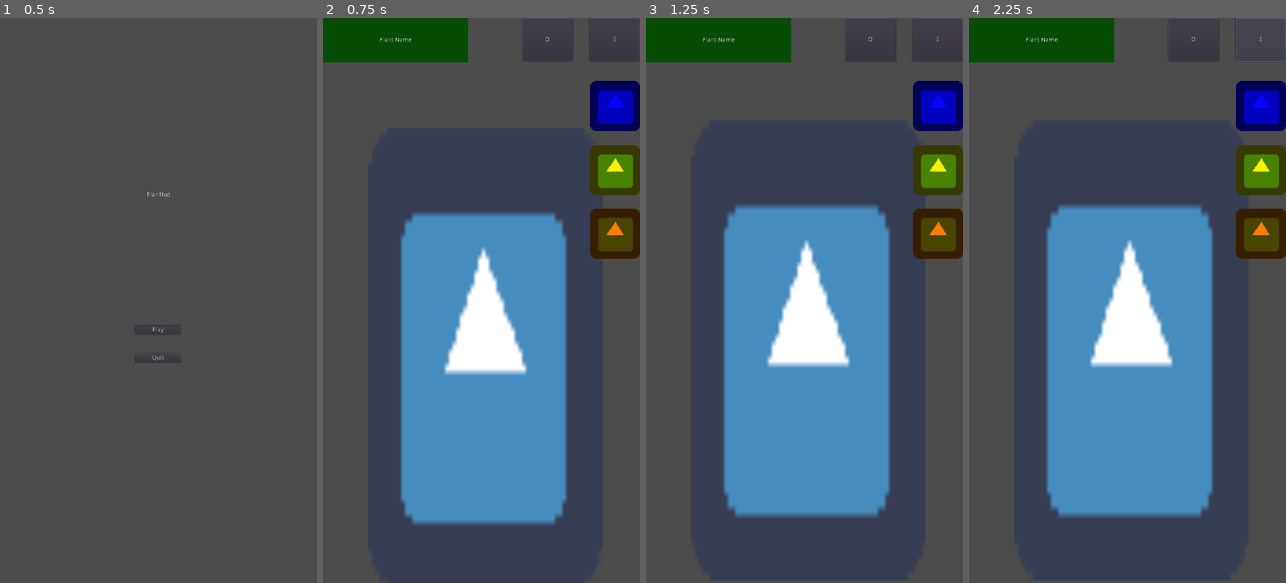
Above: before the commit, frames 1-4 (left to right).
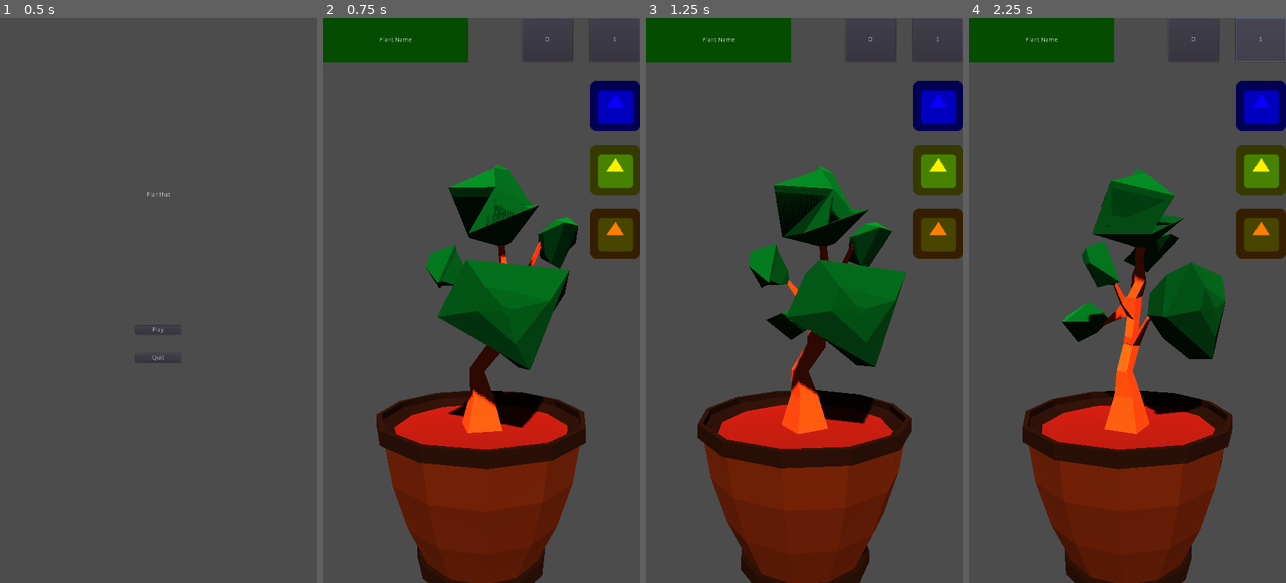
Above: after the commit, the same moments.

Repository: jonathan-santos/planthat
Game: Godot game, scene res://scenes/ui/main_menu.tscn
Same seed, same stepped clock (60 frames per second), same inputs: the game is played once before the commit and once after it. The engine's default icon, where the game draws it, is replaced by a stand-in: a white triangle on a blue panel in a dark square.
Inputs:
- Up to frame 1 (0.5 s): no input
- Up to frame 2 (0.75 s): click "Play" at 0.5 s
- Up to frame 3 (1.25 s): no input
- Up to frame 4 (2.25 s): click "O" at 1.25 s; click "S" at 2 s

Frame 1 is identical in both runs. In frame 2, 36% of the frame differs, in the area x 16-83%, y 26-100%; in frame 3, 37%, in the area x 16-84%, y 26-100%; in frame 4, 37%.

Commit message:
Create 3d plant visualizer (#2)
* Add basic-plant 3d model in assets/3d_models/plants

* Update plant 3d_model basic-plant

* Update scene plant to consume 3d model

* Update plant animations

* Create 3d_model vase basic_vase

* Add vase basic_vase to scene plant

* Update basic_plant 3d model to use snake_case naming convention

* Update lighting in main scene

Diff:
--- a/scenes/main.tscn
+++ b/scenes/main.tscn
@@ -10,3 +10,11 @@
 [node name="GUI" parent="." instance=ExtResource( 2 )]
 
 [node name="Plant" parent="." instance=ExtResource( 1 )]
+
+[node name="Camera" type="Camera" parent="."]
+transform = Transform( 1, 0, 0, 0, 1, 0, 0, 0, 1, 0, 1.90936, 6.85387 )
+
+[node name="DirectionalLight" type="DirectionalLight" parent="."]
+transform = Transform( 1, 0, 0, 0, 0.707107, 0.707107, 0, -0.707107, 0.707107, 4.76837e-07, 10.2518, 7.20877 )
+light_energy = 5.0
+shadow_enabled = true
--- a/scenes/plant.tscn
+++ b/scenes/plant.tscn
@@ -1,85 +1,72 @@
-[gd_scene load_steps=5 format=2]
+[gd_scene load_steps=6 format=2]
 
-[ext_resource path="res://assets/sprites/icon.png" type="Texture" id=1]
+[ext_resource path="res://assets/3d_models/vases/basic_vase/basic_vase.obj" type="ArrayMesh" id=1]
 [ext_resource path="res://scripts/plant.gd" type="Script" id=2]
+[ext_resource path="res://assets/3d_models/plants/basic_plant/basic_plant.obj" type="ArrayMesh" id=3]
 
-[sub_resource type="Animation" id=2]
+[sub_resource type="Animation" id=1]
 resource_name = "die"
 tracks/0/type = "value"
-tracks/0/path = NodePath("Sprite:modulate")
+tracks/0/path = NodePath("Mesh/PlantMesh:scale")
 tracks/0/interp = 1
 tracks/0/loop_wrap = true
 tracks/0/imported = false
 tracks/0/enabled = true
 tracks/0/keys = {
-"times": PoolRealArray( 0, 0.5 ),
+"times": PoolRealArray( 0, 1 ),
 "transitions": PoolRealArray( 1, 1 ),
 "update": 0,
-"values": [ Color( 1, 1, 1, 1 ), Color( 1, 0, 0, 1 ) ]
+"values": [ Vector3( 1, 1, 1 ), Vector3( 0, 0, 0 ) ]
+}
+
+[sub_resource type="Animation" id=2]
+length = 10.0
+loop = true
+tracks/0/type = "value"
+tracks/0/path = NodePath("Mesh/PlantMesh:scale")
+tracks/0/interp = 1
+tracks/0/loop_wrap = true
+tracks/0/imported = false
+tracks/0/enabled = true
+tracks/0/keys = {
+"times": PoolRealArray( 0 ),
+"transitions": PoolRealArray( 1 ),
+"update": 0,
+"values": [ Vector3( 1, 1, 1 ) ]
 }
 tracks/1/type = "value"
-tracks/1/path = NodePath("Sprite:rotation_degrees")
+tracks/1/path = NodePath("Mesh:rotation_degrees")
 tracks/1/interp = 1
 tracks/1/loop_wrap = true
 tracks/1/imported = false
 tracks/1/enabled = true
 tracks/1/keys = {
-"times": PoolRealArray( 0.8, 0.9 ),
+"times": PoolRealArray( 0, 10 ),
 "transitions": PoolRealArray( 1, 1 ),
 "update": 0,
-"values": [ 0.0, 180.0 ]
+"values": [ Vector3( 0, 0, 0 ), Vector3( 0, 360, 0 ) ]
 }
 
-[sub_resource type="Animation" id=1]
-resource_name = "idle"
-loop = true
-tracks/0/type = "value"
-tracks/0/path = NodePath("Sprite:offset")
-tracks/0/interp = 1
-tracks/0/loop_wrap = true
-tracks/0/imported = false
-tracks/0/enabled = true
-tracks/0/keys = {
-"times": PoolRealArray( 0, 0.3, 0.7, 1 ),
-"transitions": PoolRealArray( 1, 1, 1, 1 ),
-"update": 0,
-"values": [ Vector2( 0, 0 ), Vector2( 0, 1 ), Vector2( 0, -0.5 ), Vector2( 0, 0 ) ]
-}
-tracks/1/type = "value"
-tracks/1/path = NodePath("Sprite:modulate")
-tracks/1/interp = 1
-tracks/1/loop_wrap = true
-tracks/1/imported = false
-tracks/1/enabled = true
-tracks/1/keys = {
-"times": PoolRealArray( 0 ),
-"transitions": PoolRealArray( 1 ),
-"update": 0,
-"values": [ Color( 1, 1, 1, 1 ) ]
-}
-tracks/2/type = "value"
-tracks/2/path = NodePath("Sprite:rotation_degrees")
-tracks/2/interp = 1
-tracks/2/loop_wrap = true
-tracks/2/imported = false
-tracks/2/enabled = true
-tracks/2/keys = {
-"times": PoolRealArray( 0 ),
-"transitions": PoolRealArray( 1 ),
-"update": 0,
-"values": [ 0.0 ]
-}
-
-[node name="Plant" type="Node2D"]
+[node name="Plant" type="Spatial"]
 script = ExtResource( 2 )
-
-[node name="Sprite" type="Sprite" parent="."]
-position = Vector2( 369.094, 759.887 )
-scale = Vector2( 8.31864, 16.2656 )
-texture = ExtResource( 1 )
-flip_h = true
 
 [node name="AnimationPlayer" type="AnimationPlayer" parent="."]
 autoplay = "idle"
-anims/die = SubResource( 2 )
-anims/idle = SubResource( 1 )
+anims/die = SubResource( 1 )
+anims/idle = SubResource( 2 )
+
+[node name="Mesh" type="Spatial" parent="."]
+transform = Transform( 0.831634, 0, 0.555325, 0, 1, 0, -0.555325, 0, 0.831634, 0, -1.21872, 0 )
+
+[node name="PlantMesh" type="MeshInstance" parent="Mesh"]
+transform = Transform( -0.0865474, 0, 0.996248, 0, 1, 0, -0.996248, 0, -0.0865474, 0, 1.21872, 0 )
+mesh = ExtResource( 3 )
+material/0 = null
+material/1 = null
+
+[node name="VaseMesh" type="MeshInstance" parent="Mesh"]
+transform = Transform( 0.997094, 0, -0.0761901, 0, 1, 0, 0.0761901, 0, 0.997094, 0, 0, 0 )
+mesh = ExtResource( 1 )
+material/0 = null
+material/1 = null
+material/2 = null
--- a/scripts/plant.gd
+++ b/scripts/plant.gd
@@ -1,4 +1,4 @@
-extends Node2D
+extends Node
 
 onready var sprite = $Sprite
 
Not shown, added: assets/3d_models/plants/basic_plant/basic_plant.mtl
Not shown, added: assets/3d_models/plants/basic_plant/basic_plant.obj
Not shown, added: assets/3d_models/plants/basic_plant/basic_plant.obj.import
Not shown, added: assets/3d_models/vases/basic_vase/basic_vase.mtl
Not shown, added: assets/3d_models/vases/basic_vase/basic_vase.obj
Not shown, added: assets/3d_models/vases/basic_vase/basic_vase.obj.import
Not shown, changed: .gitignore
Not shown, added: assets/3d_models/plants/basic_plant/basic_plant.blend
Not shown, added: assets/3d_models/vases/basic_vase/basic_vase.blend
